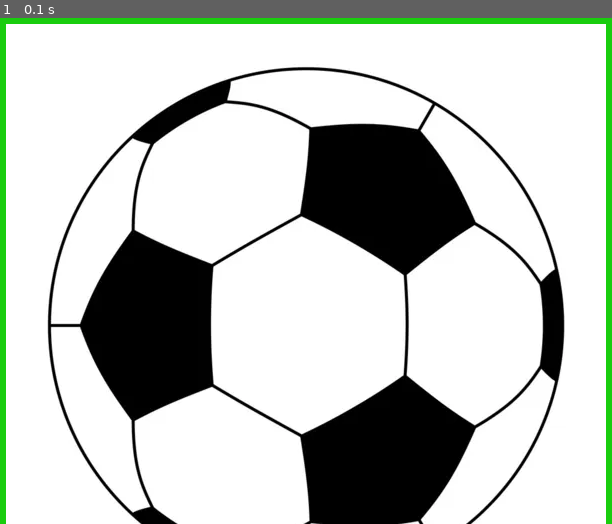
Above: before the commit, frame 1.
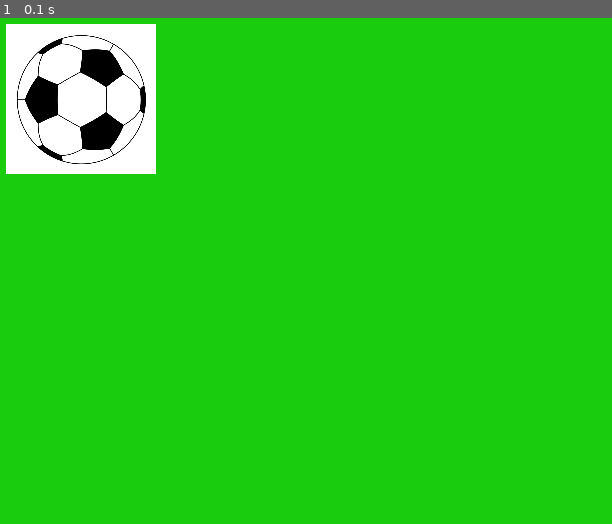
Above: after the commit, the same moment.

Repository: bhawesh2002/learning_path_to_PyGame
Game: pygame game, started from jumping obj/jumping_obj.py
The game is run twice, just before and just after one commit, with the same random seed, the same clock (stepped at 60 frames per second) and the same inputs.
Inputs:
- Up to frame 1 (0.1 s): no input

The runs differ from the first frame. In frame 1, 91% of the frame differs, in the area x 0-100%, y 1-100%.

Commit message:
resize the socer ball

Diff:
--- a/jumping obj/jumping_obj.py
+++ b/jumping obj/jumping_obj.py
@@ -9,10 +9,11 @@
 width = 800
 
 window = pygame.display.set_mode((width,height), pygame.RESIZABLE)
-socer_ball = pygame.image.load(os.path.join('jumping obj','Assets','soccer-ball.jpg')).convert()
+soccer_ball = pygame.image.load(os.path.join('jumping obj','Assets','soccer-ball.jpg')).convert()
+soccer_ball_scaled = pygame.transform.scale(soccer_ball, (150,150))
 while(True):
     window.fill((25,205,14))  # fill the screen with a light green color
-    window.blit(socer_ball, (100,100))
+    window.blit(soccer_ball_scaled, (100,100))
     pygame.display.update()
     for event in pygame.event.get():
         if (event.type == QUIT or (event.type == KEYDOWN and event.key == K_q)):
